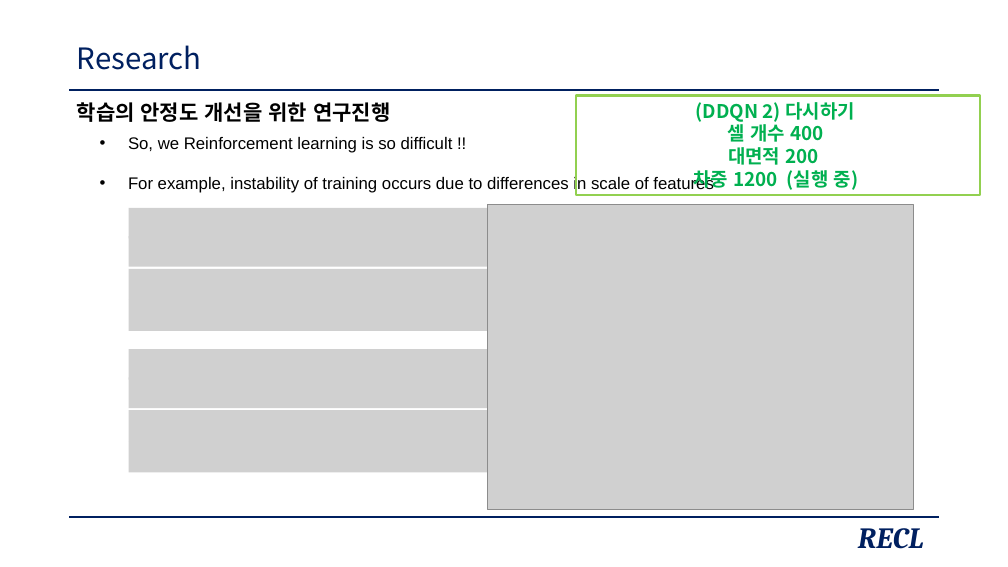
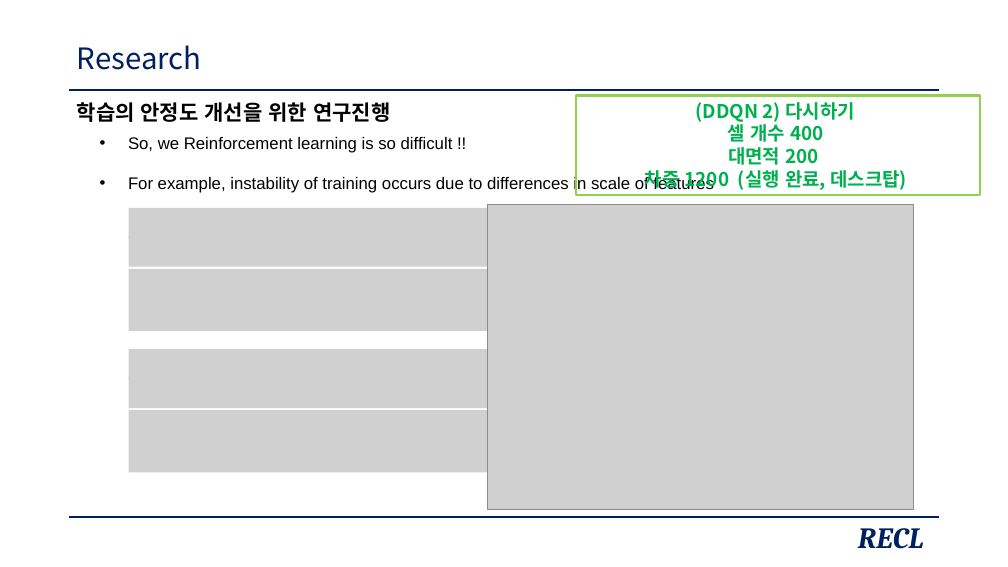
Before and after one commit to zidane89/experiment, a slide deck: slide 12 of 발표자료_중안2.pptx. Drawn at 1008x567 pixels with LibreOffice and Linux fonts; fonts in the diff are those of the drawing; grey boxes stand for pictures. Boxes give left, top, right and bottom in pixels: in the first picture for what was removed or moved away, otherwise in the second. Text is boxed around its words. In the diff, an @@ line names an element or a change of style, - is before the commit and + after.

```diff
--- a/발표자료_중안2.pptx
+++ b/발표자료_중안2.pptx
@@ text in rectangle at <box>685,170,907,190</box>: text changed @@
-차중 1200 (실행 중)
+차중 1200 (실행 완료, 데스크탑)
```
Also in this commit, not shown: 1 other slide changed, 19 other files.
